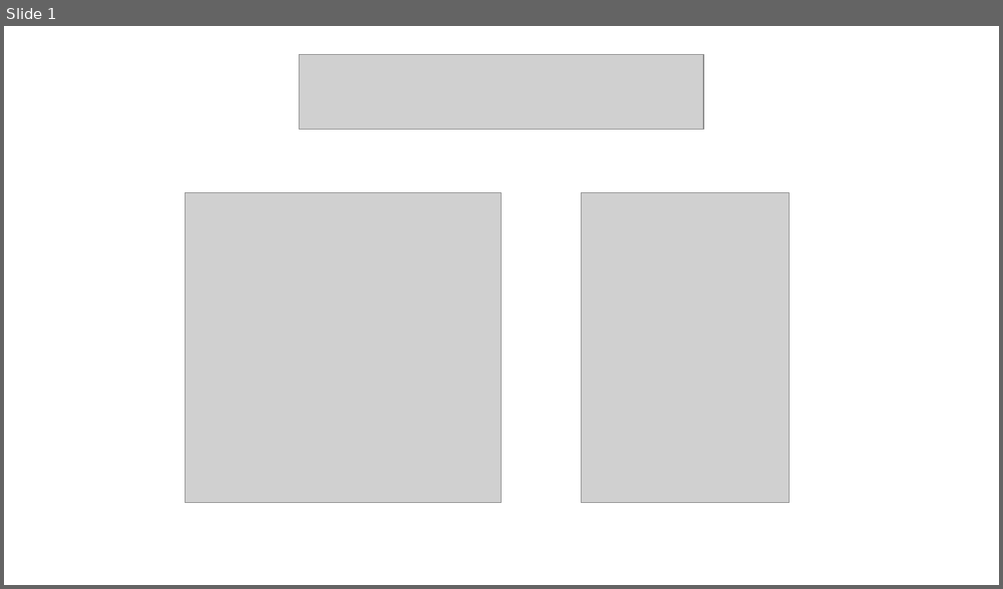
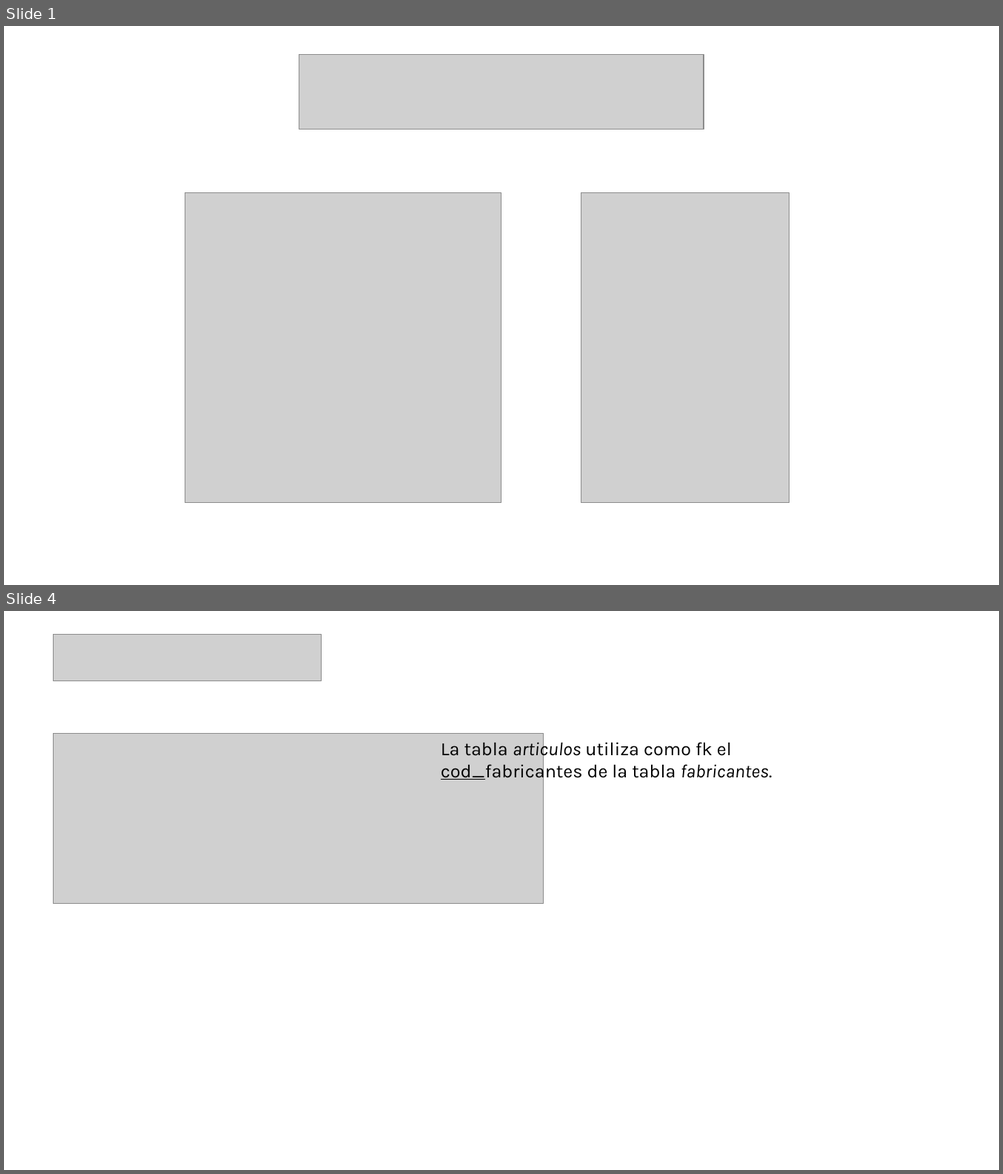
Before and after one commit to AchillesD9-Alex/-2024-Java-Angular-Bootcamp, a slide deck: [JAVA]/C3/TA14/ta14.pptx. Shown one above the other, each under a label of ours: slide 1 before the commit, slides 1 and 4 after it; the slides between them are not shown. The pictures are 1003x589 and 1003x1174 pixels, drawn with LibreOffice and Linux fonts; fonts in the diff are those of the drawing; grey boxes stand for pictures. Boxes give left, top, right and bottom in pixels: in the first picture for what was removed or moved away, otherwise in the second. Text is boxed around its words. In the diff, an @@ line names an element or a change of style, - is before the commit and + after.

```diff
--- a/[JAVA]/C3/TA14/ta14.pptx
+++ b/[JAVA]/C3/TA14/ta14.pptx
@@ slide 4 added at [4,611,999,1170], background #FFFFFF @@
@@ picture added at [54,634,321,681] @@
@@ picture added at [54,733,543,904] @@
@@ text added at [441,738,772,783], 18 pt, text #000000 @@
+La tabla articulos utiliza como fk el cod_fabricantes de la tabla fabricantes.
```
Also in this commit, not shown: 11 other slides added, 8 slides removed, 1 other file.
